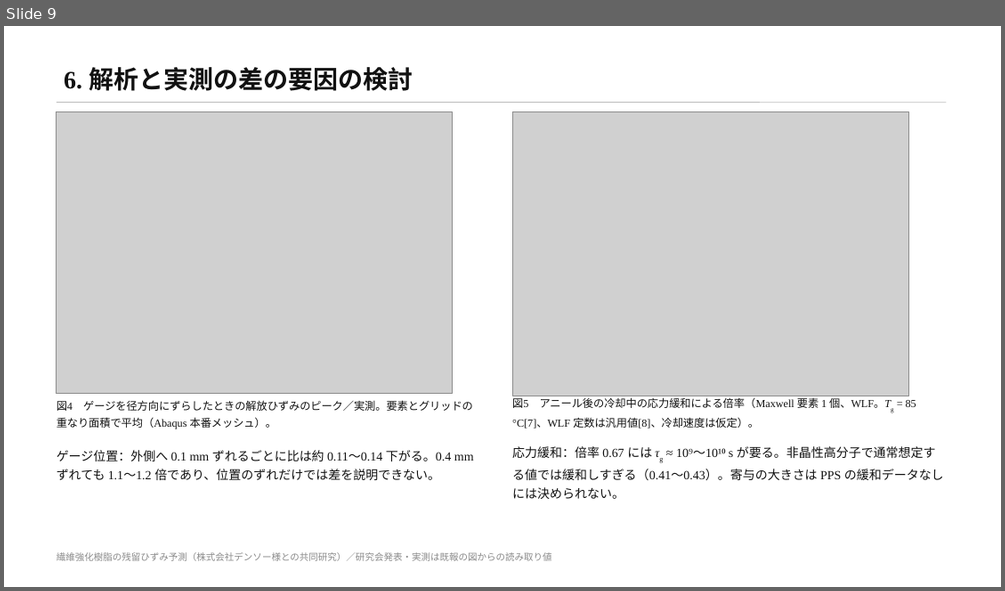
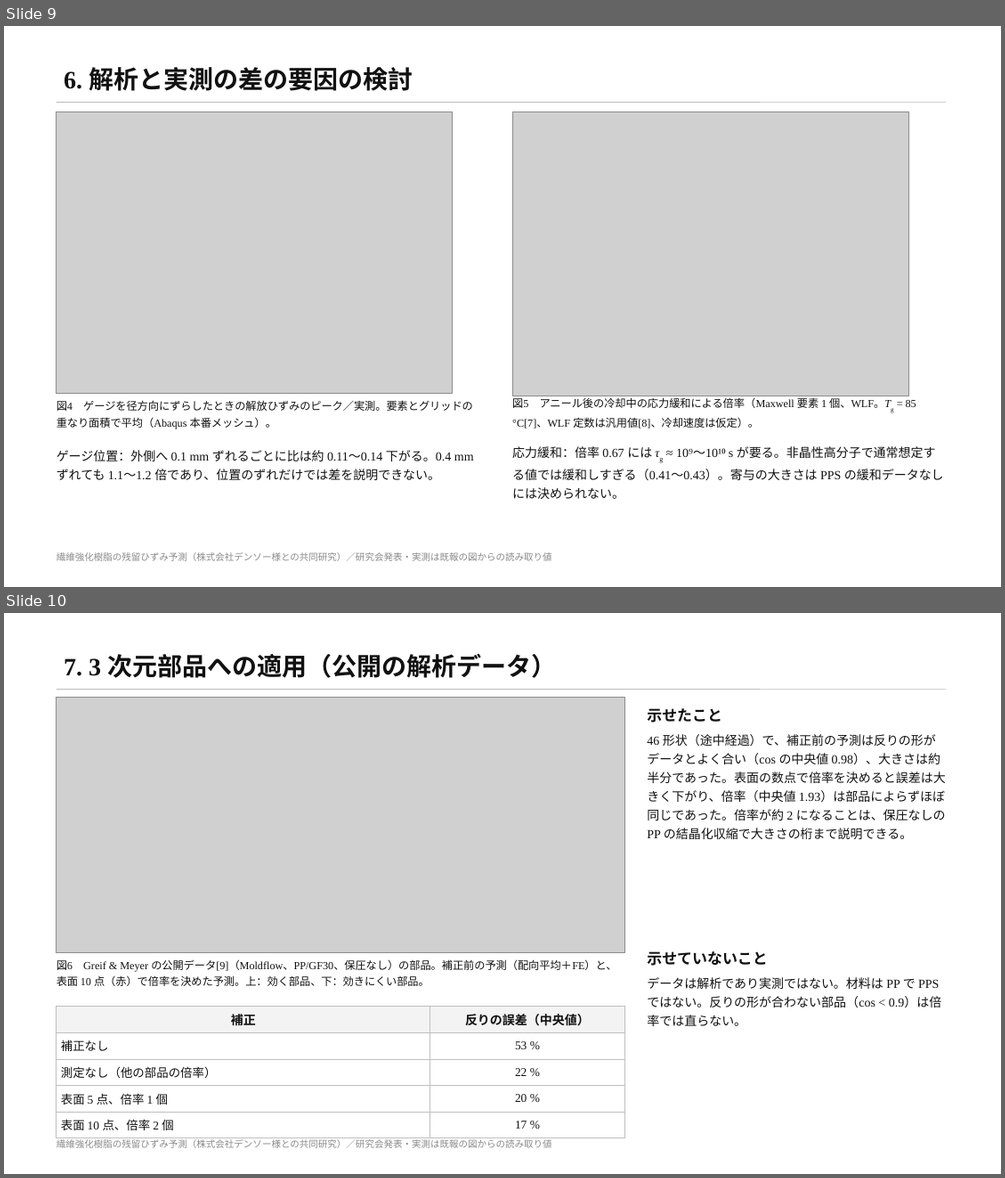
Before and after one commit to keisuke58/wccm2026-cfrp-gnn, a slide deck: slides/denso_kenkyukai.pptx. Shown one above the other, each under a label of ours: slide 9 before the commit, slides 9 and 10 after it. The pictures are 1005x591 and 1005x1178 pixels, drawn with LibreOffice and Linux fonts; fonts in the diff are those of the drawing; grey boxes stand for pictures. Boxes give left, top, right and bottom in pixels: in the first picture for what was removed or moved away, otherwise in the second. Text is boxed around its words. In the diff, an @@ line names an element or a change of style, - is before the commit and + after.

```diff
--- a/slides/denso_kenkyukai.pptx
+++ b/slides/denso_kenkyukai.pptx
@@ slide 10 added at [4,613,1001,1174], background #FFFFFF; not listed: 2 template elements that a slide beside it also shows @@
@@ title added at [64,654,556,678], 24 pt, text #111111, bold @@
+7. 3 次元部品への適用（公開の解析データ）
@@ picture added at [57,697,624,952] @@
@@ text added at [647,708,722,722], 14.5 pt, text #111111, bold @@
+示せたこと
@@ text added at [647,734,946,839], 12 pt, text #111111 @@
+46 形状（途中経過）で、補正前の予測は反りの形がデータとよく合い（cos の中央値 0.98）、大きさは約半分であった。表面の数点で倍率を決めると誤差は大きく下がり、倍率（中央値 1.93）は部品によらずほぼ同じであった。倍率が約 2 になることは、保圧なしの PP の結晶化収縮で大きさの桁まで説明できる。
@@ text added at [57,959,616,986], 10.5 pt, text #111111 @@
+図6 Greif & Meyer の公開データ[9]（Moldflow、PP/GF30、保圧なし）の部品。補正前の予測（配向平均＋FE）と、表面 10 点（赤）で倍率を決めた予測。上：効く部品、下：効きにくい部品。
@@ text added at [647,951,767,965], 14.5 pt, text #111111, bold @@
+示せていないこと
@@ text added at [647,977,942,1026], 12 pt, text #111111 @@
+データは解析であり実測ではない。材料は PP で PPS ではない。反りの形が合わない部品（cos < 0.9）は倍率では直らない。
@@ table added at [57,1005,624,1134], 5 rows, 2 columns @@
+補正 | 反りの誤差（中央値）
+補正なし | 53 %
+測定なし（他の部品の倍率） | 22 %
+表面 5 点、倍率 1 個 | 20 %
+表面 10 点、倍率 2 個 | 17 %
```
Also in this commit, not shown: 2 slides changed, 1 other slide added, 5 other files.
